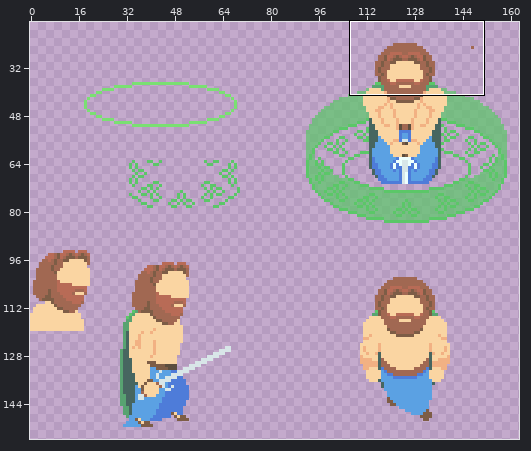
A pixel-art file gets an edit: Art/Raw files/McLir/McLirMain.ase. The first picture is a wide view before the edit; the outline marks the close-up.
Close-up. Before the edit:
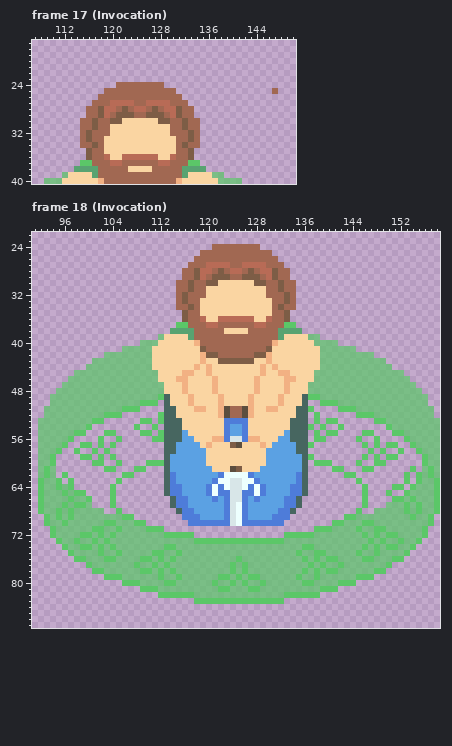
213x242 pixels, 18 frames. Shown: frame 17 (Invocation): x 107..150, y 17..40; frame 18 (Invocation): x 91..158, y 22..87. The wide view leaves out empty margins. The commit also changed other frames or places, which this record leaves out.
The result:
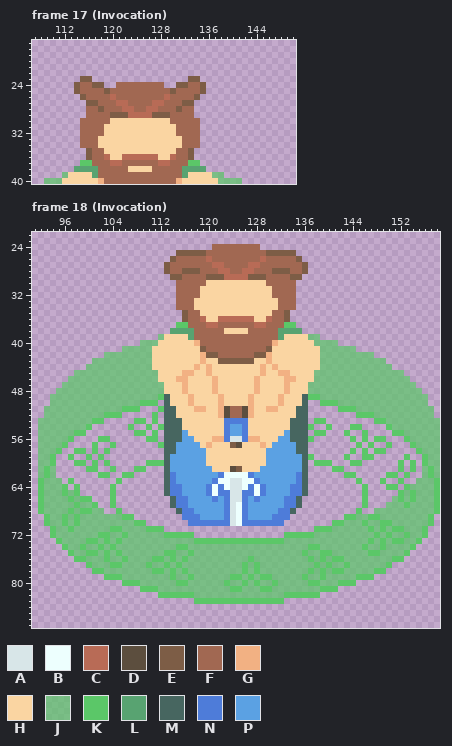
Palette (. is transparent): A #d8e6e8  B #edfffe  C #b86b56  D #5c4e3e  E #7d5d46  F #a16852  G #f2b183  H #fad5a2  J #5bc768b3  K #5bc768  L #58a371  M #476660  N #4e7cd9  P #5ba1e3
The author wrote: Finished mcLir Invocation started navigation
Changes in this commit:
--- frame 17 (Invocation), layer "cabesa"
@@ x 107..150 @@
 22 ............................................
-23 ............................................
-24 ..............FFFFFFFF......................
-25 ............FFFFFFFFFFFF................F...
-26 ...........FFFFFFFFFFFFFF...................
-27 ..........FFFCCCCFFCCCCFFF..................
-28 .........FFECCFEFCCFEFCCEFF.................
-29 .........FFECFEEEFFEEEFCEFF.................
-30 ........FFEFFEEHHHHHHEEFFEFF................
-31 ........FFEFFHHHHHHHHHHFFEFF................
-32 ........FEFFFHHHHHHHHHHFFFEF................
-33 ........FEFFHHHHHHHHHHHHFFEF................
-34 ........FFEFHHHHHHHHHHHHFEFF................
+23 ........EE................EE................
+24 .......EFFEE..FFFFFFFF..EEFFE...............
+25 .......EFFFFEFFFFFFFFFFEFFFFE...............
+26 ........EFFFFCFFFFFFFFCFFFFE................
+27 .........EEFFFCCFFFFCCFFFEE.................
+28 .........FFEFFFCCFFCCFFFEFF.................
+29 .........FFFFEEECCCCEEEFFFF.................
+30 ........FFFFFHHHHHHHHHHFFFFF................
+31 ........FFFFHHHHHHHHHHHHFFFF................
+32 ........FFFFHHHHHHHHHHHHFFFF................
+33 ........FFFHHHHHHHHHHHHHHFFF................
+34 ........FFFHHHHHHHHHHHHHHFFF................
 35 .........EFFHHHHHHHHHHHHFFE.................
--- frame 18 (Invocation), layers "cabesa", "braso atras"
@@ x 111..138 @@
 24 ..........FFFFFFFF..........
-25 ........FFFFFFFFFFFF........
-26 .......FFFFFFFFFFFFFF.......
-27 ......FFFCCCCFFCCCCFFF......
-28 .....FFECCFEFCCFEFCCEFF.....
-29 .....FFECFEEEFFEEEFCEFF.....
-30 ....FFEFFEEHHHHHHEEFFEFF....
-31 ....FFEFFHHHHHHHHHHFFEFF....
-32 ....FEFFFHHHHHHHHHHFFFEF....
-33 ....FEFFHHHHHHHHHHHHFFEF....
-34 ....FFEFHHHHHHHHHHHHFEFF....
+25 ....EEEEEFFFFFFFFFFEEEEE....
+26 ...EFFFFFCFFFFFFFFCFFFFFE...
+27 ..EFFFFFFFCCFFFFCCFFFFFFFE..
+28 ..EFFEEEFFFCCFFCCFFFEEEFFE..
+29 ...EEFFFFEEECCCCEEEFFFFEE...
+30 ....FFFFFHHHHHHHHHHFFFFF....
+31 ....FFFFHHHHHHHHHHHHFFFF....
+32 ....FFFFHHHHHHHHHHHHFFFF....
+33 ....FFFHHHHHHHHHHHHHHFFF....
+34 ....FFFHHHHHHHHHHHHHHFFF....
 35 .....EFFHHHHHHHHHHHHFFE.....
@@ x 91..158 @@
 50 ...JJJJJJJJJJJJJJJKKK.MHHHGHHHHGHHHHGHHHHGHHHM..KKKJJJJJJJJJJJJJJJ..
-51 ..JJJJJJJJJJJJJKKK....MMHHHGGHHGDFFDGHHGGHHHMMK....KKKJJJJJJJJJJJJJ.
-52 ..JJJJJJJJJJKKK......KMMHHHHHHHGDFFDGHHHHHHHMM.K......KKKJJJJJJJJJJ.
-53 .JJJJJJJJJKK......KK.KMMMHHHHHHHNNNNHHHHHHHMMM.K.KK......KKJJJJJJJJJ
-54 .JJJJJJJJK.......K..K.MMMHHHHHHHNPPNHHHHHHHMMMK.K..K.......KJJJJJJJJ
-55 .JJJJJJKK...KK....KK.KMMMPHHHHHHNPPNHHHHHHPMMM.K.KK....KK...KKJJJJJJ
-56 .JJJJJK....K..K.....KKMMMPPHHHGGNAANGGHHHPPMMM.KK.....K..K....KJJJJJ
-57 .JJJJK..KK.K.K........MMPPPPHGHHHEDHHHGHPPPPMMK........K.K.KK..KJJJJ
-58 .JJJK..K..K.K.........MMPPPPPHHHHHHHHHHPPPPPMM..........K.K..K..KJJJ
-59 .JJK....KK.K.K........MPPPPPPHHHHHHHHHHPPPPPPMK........K.K.KK....KJJ
-60 .JJK......KK..K....KKKMPPPPPPHHHHHHHHHHPPPPPPM.KKK....K..KK......KJJ
-61 .JKJ........KK...KK...MPPPPPPPHHHDEHHHPPPPPPPM....KK...KK......K.JKJ
-62 .JKJ.K.........KK.....MNPPPPPPPNBBBBNPPPPPPPNM......KK........K.KJKJ
-63 .KJJK.K.......K.......MNPPPPPPNBBAABBNPPPPPPNM........K.......K.KJJK
-64 .KJJKJK......K........MNNPPPPNBNBAABNBNPPPPNNM.........K....KK.KJJJK
-65 .KJJJKJKK....K........MNNPPPPNBNNAANNBNPPPPNNM.........K...K..KJJJJK
-66 .KJJJJKJJK...K.........MNNPPPPNPNAANPNPPPPNNM..........K....KKJKJJJK
-67 .KJJJKJKKJ...K.........MNNPPPPPPNABNPPPPPPNNM..........K...JJJKJKJJK
-68 .KJJKJKJJJJJ..K.........MNNPPPPPNABNPPPPPNNM..........K..JJJJJKJKJJK
-69 ..KJKJKJJJJJJJJKK........NNNPPPPNABNPPPPNNN.........KKJJJJJJJJJKJJK.
-70 ..KJJKJJJJJJKKJJJKK.......NNNNNNNABNNNNNNN........KKJJJKKJJJJJJJJJK.
-71 ...KJJJJJJKKJJKJJJJKKK.........................KKKJJJJKJJKKJJJJJJK..
-72 ...KJJJJKKJKJKJJJJJJJJKKKKK...............KKKKKJJJJJJJJKJKJKKJJJJK..
-73 ....KJJKJJKJKJJJJJJJJJJJJJJKKKKKKKKKKKKKKKJJJJJJJJJJJJJJKJKJJKJJK...
-74 .....KJJKKJKJKJJJJJJJJKKJJJJJJJJJJJJJJJJJJJJJKKJJJJJJJJKJKJKKJJK....
-75 ......KJJJJKJJKJJJJJKKJJKJJJJJJJJJJJJJJJJJJJKJJKKJJJJJKJJKJJJJK.....
-76 .......KKJJJKKJJJJKKJKJKJJJJJJJJJJKJJJJJJJJJJKJKJKKJJJJKKJJJKK......
-77 .........KJJJJJJJKJJKJKJJJJJJJJJJKJKJJJJJJJJJJKJKJJKJJJJJJJK........
-78 ..........KKJJJJJJKKJKJKJJJJJJJJJKJKJJJJJJJJJKJKJKKJJJJJJKK.........
-79 ............KKKJJJJJJKJJKJJJJJJKKJKJKKJJJJJJKJJKJJJJJJKKK...........
-80 ...............KKKJJJJKKJJJJJJKJJKJKJJKJJJJJJKKJJJJKKK..............
-81 ..................KKKJJJJJJJJJJKKJJJKKJJJJJJJJJJKKK.................
+51 ..JJJJJJJJJJJJJKKK...KMMHHHGGHHGDFFDGHHGGHHHMM.....KKKJJJJJJJJJJJJJ.
+52 ..JJJJJJJJJJKKK.....K.MMHHHHHHHGDFFDGHHHHHHHMM........KKKJJJJJJJJJJ.
+53 .JJJJJJJJJKK.....KK.K.MMMHHHHHHHNNNNHHHHHHHMMM.KK........KKJJJJJJJJJ
+54 .JJJJJJJJK......K..K.KMMMHHHHHHHNPPNHHHHHHHMMMK..K...KK....KJJJJJJJJ
+55 .JJJJJJKK........KK.K.MMMPHHHHHHNPPNHHHHHHPMMM.KK...K..K....KKJJJJJJ
+56 .JJJJJK....KK......KK.MMMPPHHHGGNAANGGHHHPPMMMK......K.K.KK...KJJJJJ
+57 .JJJJK....K..K.......KMMPPPPHGHHHEDHHHGHPPPPMM........K.K..K...KJJJJ
+58 .JJJK..KK.K.K.........MMPPPPPHHHHHHHHHHPPPPPMM.......K.K.KK.....KJJJ
+59 .JJK..K..K.K..........MPPPPPPHHHHHHHHHHPPPPPPMK.....K..KK.....K..KJJ
+60 .JJK...KK.K.K......KKKMPPPPPPHHHHHHHHHHPPPPPPM.KKK...KK......K.K.KJJ
+61 .JKJ.....KK..K...KK...MPPPPPPPHHHDEHHHPPPPPPPM....KK.........K.K.JKJ
+62 .JKJ.......KK..KK.....MNPPPPPPPNBBBBNPPPPPPPNM......KK.....KK.K..JKJ
+63 .KJJJ.K.......K.......MNPPPPPPNBBAABBNPPPPPPNM........K...K..K..JJJK
+64 .KJJJK.K.....K........MNNPPPPNBNBAABNBNPPPPNNM.........K...KK.KJJJJK
+65 .KJJJKJK.....K........MNNPPPPNBNNAANNBNPPPPNNM.........K.....KJKJJJK
+66 .KJJJJKJKK...K.........MNNPPPPNPNAANPNPPPPNNM..........K....JKJKJJJK
+67 .KJJJJJKJJK..K.........MNNPPPPPPNABNPPPPPPNNM..........K...JJJKJJJJK
+68 .KJJJJKJKKJJ..K.........MNNPPPPPNABNPPPPPNNM..........K..JJJJJJJJJJK
+69 ..KJJKJKJJJJJJJKK........NNNPPPPNABNPPPPNNN.........KKJJKKJJJJJJJJK.
+70 ..KJJKJKJJJJJJJJJKK.......NNNNNNNABNNNNNNN........KKJJJKJJKKJJJJJJK.
+71 ...KJJKJJJJJJKKJJJJKKK.........................KKKJJJJJJKJKJKKJJJK..
+72 ...KJJJJJJJKKJJKJJJJJJKKKKK...............KKKKKJJJJJJJJJJKJKJJKJJK..
+73 ....KJJJJKKJKJKJJJJJJJJJJJJKKKKKKKKKKKKKKKJJJJJJJJJJJJJJKJKJKKJJK...
+74 .....KJJKJJKJKJJJJJJJJJJKKJJJJJJJJJJJJJJJJJJJJKKJJJJJJJKJJKJJJJK....
+75 ......KJJKKJKJKJJJJJJJKKJJKJJJJJJJJJJJJJJJJJJKJJKKJJJJJJKKJJJJK.....
+76 .......KKJJJKJJKJJJJKKJKJKJJJJJJJJJJKJJJJJJJJJKJKJKKJJJJJJJJKK......
+77 .........KJJJKKJJJJKJJKJKJJJJJJJJJJKJKJJJJJJJJJKJKJJKJJJJJJK........
+78 ..........KKJJJJJJJJKKJKJKJJJJJJJJJKJKJJJJJJJJKJKJKKJJJJJKK.........
+79 ............KKKJJJJJJJJKJJKJJJJJJKKJKJKKJJJJJKJJKJJJJJKKK...........
+80 ...............KKKJJJJJJKKJJJJJJKJJKJKJJKJJJJJKKJJJKKK..............
+81 ..................KKKJJJJJJJJJJJJKKJJJKKJJJJJJJJKKK.................
 82 .....................KKKKKKJJJJJJJJJJJJJJJKKKKKK....................
